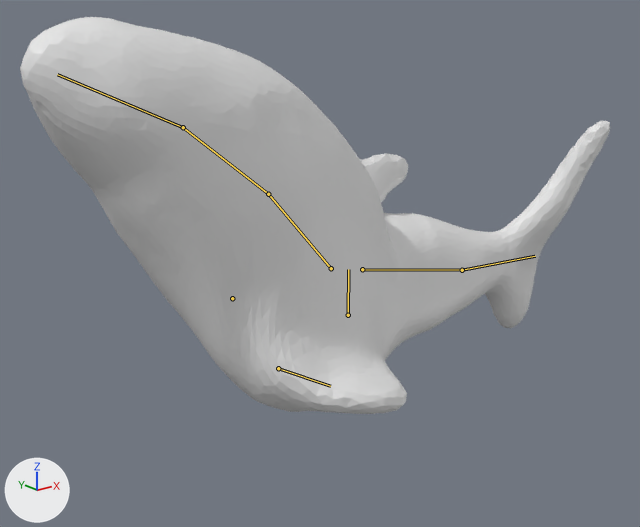
The glTF model assets/models/shark.gltf: old version first, new version second.
The view is the same before and after, from a camera (50 mm lens) standing at (-533.0, -622.0, 309.0) and looking at (-27.0, 12.0, 56.0). The lights are fixed; the arrows at lower left show +X, +Y and +Z. Both versions are drawn at frame 39 of the action 'ActionSample'; the numbers are the values there. The bones that bend it are drawn over the model as lines.

Names of what the first picture shows: 'shark'.
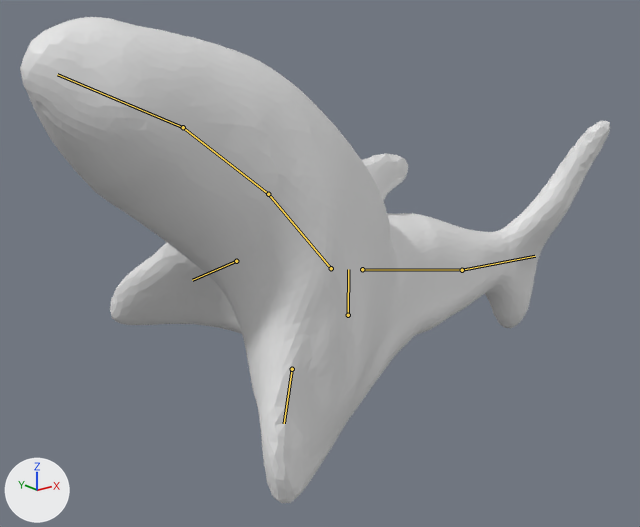
What the commit changed:
Bone 'fin_r' (bone_fin_r) moves from (0.0, 0.0, 0.0) to (-17.0, 53.0, -36.0).
Bone 'fin_r' (bone_fin_r) turns from (0, 0, 0) to (3, 13, -87) degrees about its own x, y and z.
Bone 'fin_l' (bone_fin_l) moves from (0.0, 0.0, 0.0) to (-3.0, 11.0, -2.0).
Bone 'fin_l' (bone_fin_l) turns from (0, 0, 0) to (21, -4, -79) degrees about its own x, y and z.

Boxes (x1, y1, x2, y2) around the edits, measured in the pictures (640 x 527 px):
'shark', posed (22% taller): before (20, 17, 610, 414); after (20, 17, 610, 503)
bone 'fin_r', root to tip: before (232, 298) to (233, 300); after (236, 261) to (192, 280)
bone 'fin_l', root to tip: before (278, 368) to (330, 386); after (292, 369) to (284, 423)
